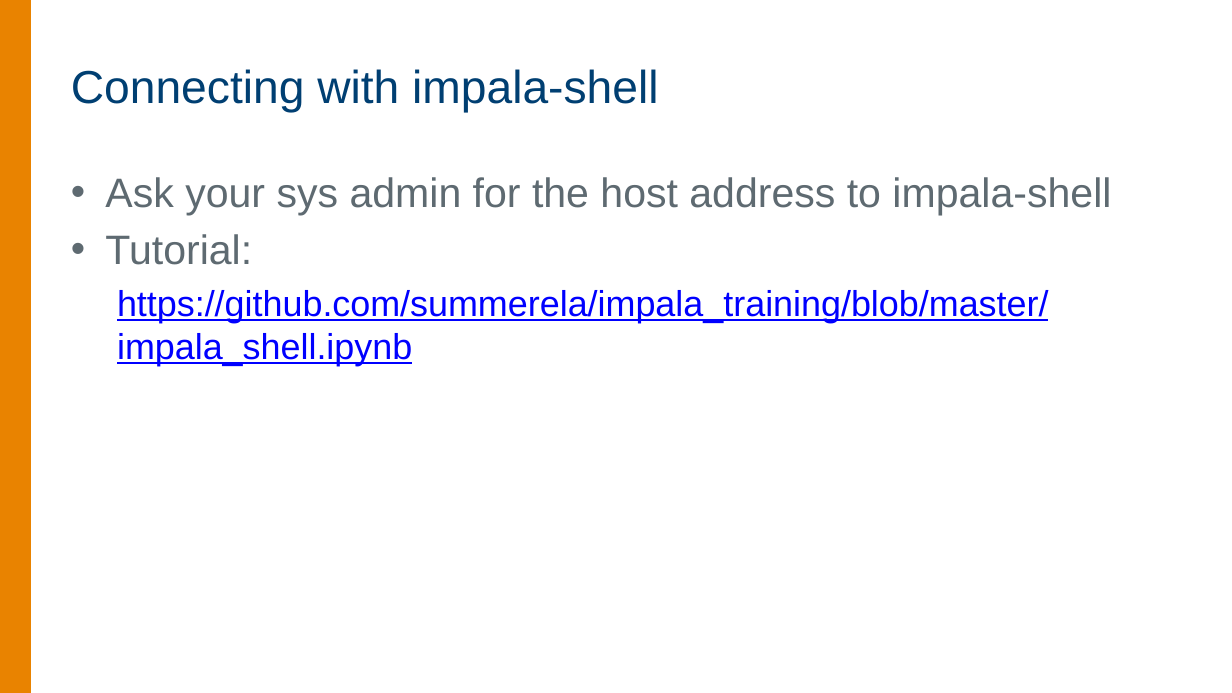
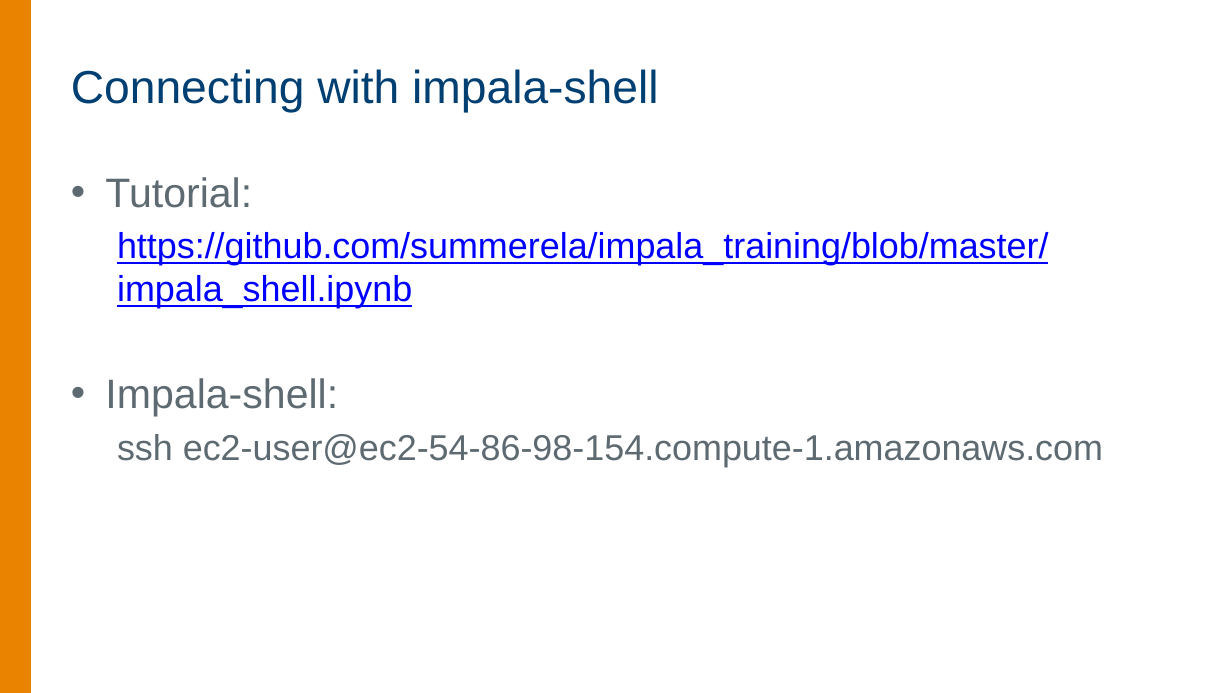
Before and after one commit to jpmaldonado/impala_training, a slide deck: slide 17 of Tutorials/connecting.pptx. Drawn at 1232x693 pixels with LibreOffice and Linux fonts; fonts in the diff are those of the drawing; background and template pictures are left out. Boxes give left, top, right and bottom in pixels: in the first picture for what was removed or moved away, otherwise in the second. Text is boxed around its words. In the diff, an @@ line names an element or a change of style, - is before the commit and + after.

```diff
--- a/Tutorials/connecting.pptx
+++ b/Tutorials/connecting.pptx
@@ text at [105, 177, 1111, 215]: paragraph removed @@
-• Ask your sys admin for the host address to impala-shell
@@ text at [105, 378, 1103, 467]: paragraphs added @@
+• Impala-shell:
+  ssh ec2-user@ec2-54-86-98-154.compute-1.amazonaws.com
```
Also in this commit, not shown: 4 other slides changed, 6 other files.
